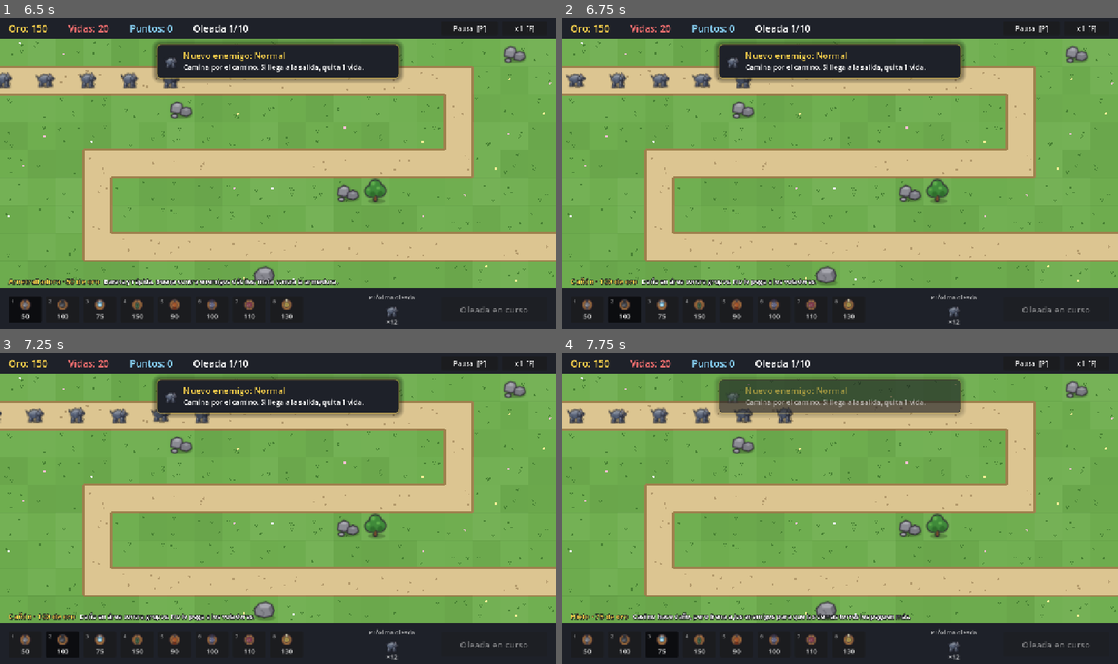
Above: before the commit, frames 1-4 (two rows, left to right).
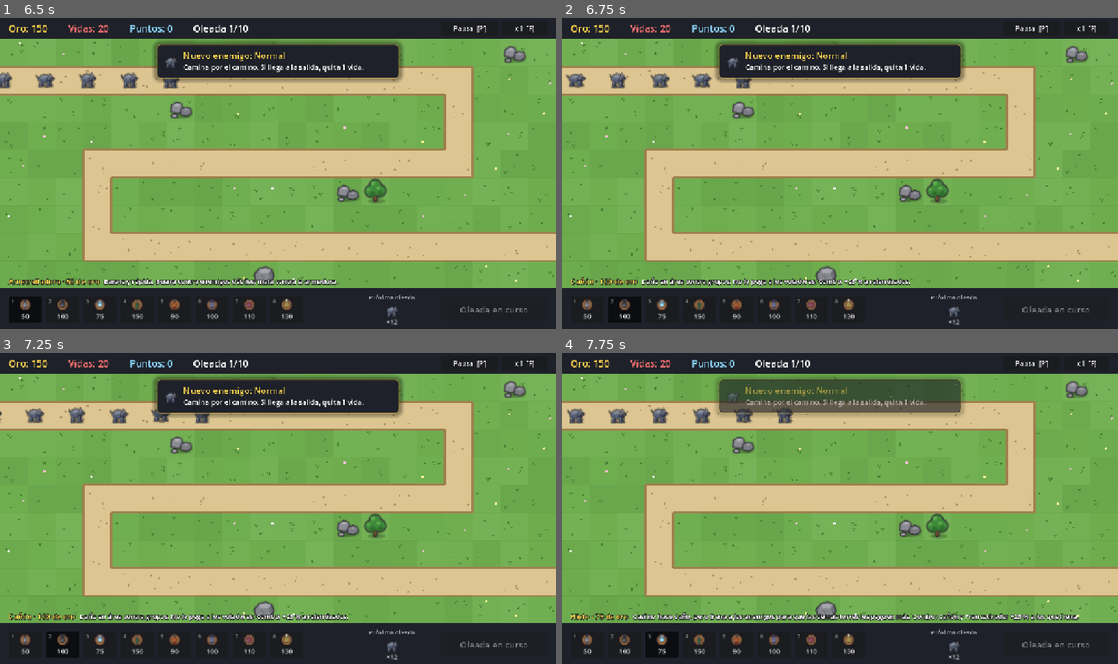
Above: after the commit, the same moments.

Repository: pasaporteN25/MonstersAndCanons
Game: Godot game, scene res://scenes/ui/main_menu.tscn
Two runs of this game, one before a commit and one after it. Both use one fixed random seed, a clock stepped at 60 frames per second and the inputs below.
Inputs:
- Up to frame 1 (6.5 s): click "Jugar" at 0.5 s; click "Nivel 1 Pradera 10 oleadas ¡J…" at 1.25 s; click "Empezar oleada" at 2 s; click "Pausa [P]" at 2.75 s; click "Seguir [P]" at 3.5 s; click "x1 [F]" at 4.25 s; click "x2 [F]" at 5 s; click "50" at 5.75 s
- Up to frame 2 (6.75 s): click "100" at 6.5 s
- Up to frame 3 (7.25 s): no input
- Up to frame 4 (7.75 s): click "75" at 7.25 s

Frame 1 is identical in both runs. In frame 2, 0.3% of the frame differs, in the area x 46-63%, y 83-86%; in frame 3, 0.3%; in frame 4, 0.5%, in the area x 63-93%, y 83-87%.

Commit message:
T147: el combo se descubre: el Hielo y la Incendiaria dicen con quien combinan (armado desde los datos), barra, Wiki, articulo y marca de vulnerable
Co-Authored-By: Claude Opus 5.5 <noreply@anthropic.com>

Diff:
--- a/data/wiki/efectos.json
+++ b/data/wiki/efectos.json
@@ -35,6 +35,18 @@
   {
    "tipo": "texto",
    "texto": "La Múltiple le dispara a varios enemigos a la vez. La Ráfaga lanza púas en círculo, y rinde más en una curva. La Eléctrica lanza un rayo que salta de un enemigo a otro. Los números de cada nivel están en la entrada de cada torre."
+  },
+  {
+   "tipo": "titulo",
+   "texto": "Combos"
+  },
+  {
+   "tipo": "texto",
+   "texto": "Algunas torres le pegan más fuerte a un enemigo que ya está frenado por el Hielo o en llamas por la Incendiaria: el Cañón, el Francotirador y el Mortero aprovechan el hielo, y la Eléctrica, el fuego. No importa dónde estén las torres: importa que el enemigo llegue frenado o quemado."
+  },
+  {
+   "tipo": "texto",
+   "texto": "Un golpe con combo muestra su número más grande y con un «!»: celeste si fue por el hielo y naranja si fue por el fuego, y suena un «tin». Mientras un enemigo está listo para un combo, se ve una dianita de ese color al lado de su barra de vida. Cuánto suma cada combo está en la entrada de cada torre."
   }
  ]
 }
--- a/scenes/enemies/enemy.gd
+++ b/scenes/enemies/enemy.gd
@@ -77,6 +77,9 @@
 var _aura_pulse_left: float = 0.0
 ## RF-282: cuánto falta para el próximo hechizo (si tiene). Llega a 0 y espera hasta que haya una torre.
 var _stun_cast_left: float = 0.0
+## RF-318: qué estados aprovecha alguna torre del mapa (lo avisa Game con set_exploitable).
+var _exploit_slowed: bool = false
+var _exploit_burning: bool = false
 ## Evita actuar dos veces: tras queue_free() el nodo sigue vivo hasta el final del frame.
 var _is_done: bool = false
 # Solo visual (spec §9.3):
@@ -488,8 +491,13 @@
 
 
 ## RF-274: un escudo (recibe armadura de un aura) y/o una cruz verde (recibe cura), chicos, a un costado.
+## RF-318: en la misma fila, la dianita de "vulnerable" (celeste o naranja).
 func _draw_aura_icons(top: float) -> void:
-	if _aura_armor <= 0 and _aura_heal <= 0.0:
+	var marks: Array[Combo] = []
+	for kind: Combo in [Combo.SLOWED, Combo.BURNING]:
+		if shows_vulnerable_mark(kind):
+			marks.append(kind)
+	if _aura_armor <= 0 and _aura_heal <= 0.0 and marks.is_empty():
 		return
 	var r: float = Rules.tiles_to_px(data.size_tiles)
 	var x: float = maxf(r, 12.0) + 6.0
@@ -504,6 +512,38 @@
 		draw_line(Vector2(x, y - 5), Vector2(x, y + 5), AURA_INK, 4.6)
 		draw_line(Vector2(x - 4, y), Vector2(x + 4, y), AURA_HEAL_COLOR, 2.4)
 		draw_line(Vector2(x, y - 4), Vector2(x, y + 4), AURA_HEAL_COLOR, 2.4)
+		x += 13.0
+	for kind: Combo in marks:
+		# +2: la dianita es un poco más ancha que el escudo y si no, pisa la punta de la barra de vida.
+		_draw_vulnerable_mark(Vector2(x + 2.0, y), EffectsLayer.combo_color(kind))
+		x += 17.0
+
+
+## RF-318: una dianita: círculo oscuro, aro del color del estado y cuatro marcas que lo cruzan.
+func _draw_vulnerable_mark(center: Vector2, color: Color) -> void:
+	draw_circle(center, 6.5, AURA_INK)
+	draw_arc(center, 4.5, 0.0, TAU, 20, color, 2.0, true)
+	for angle: float in [0.0, PI / 2.0, PI, PI * 1.5]:
+		var direction := Vector2.from_angle(angle)
+		draw_line(center + direction * 2.0, center + direction * 7.5, color, 1.8)
+
+
+## RF-318: Game avisa qué estados aprovecha alguna torre del mapa (llamada hacia abajo, P6).
+func set_exploitable(slowed: bool, burning: bool) -> void:
+	if slowed != _exploit_slowed or burning != _exploit_burning:
+		queue_redraw()
+	_exploit_slowed = slowed
+	_exploit_burning = burning
+
+
+## RF-318: true si muestra la marca de "vulnerable" de ese estado: lo tiene Y alguna torre del mapa lo aprovecha.
+func shows_vulnerable_mark(kind: Combo) -> bool:
+	match kind:
+		Combo.SLOWED:
+			return _exploit_slowed and is_slowed()
+		Combo.BURNING:
+			return _exploit_burning and is_burning()
+	return false
 
 
 ## RF-82: barra verde sobre fondo rojo oscuro, encima del enemigo. `top` = borde de arriba.
--- a/scenes/game/game.gd
+++ b/scenes/game/game.gd
@@ -41,6 +41,9 @@
 ## RF-194: el Salón de la fama, mientras está abierto. null si no.
 var hall_of_fame: HallOfFame
 var _shake_left: float = 0.0
+## RF-318: alguna torre del mapa aprovecha a los ralentizados / a los quemados.
+var _exploit_slowed: bool = false
+var _exploit_burning: bool = false
 
 @onready var tower_container: Node2D = $Towers
 @onready var enemies: Node2D = $Enemies
@@ -100,6 +103,7 @@
 
 	# RF-70: el panel avisa; BuildController cobra, mejora y vende.
 	var panel: TowerPanel = hud.tower_panel
+	panel.partner_towers = available_towers  # RF-317: el panel nombra solo las torres de este nivel
 	panel.upgrade_pressed.connect(func() -> void: build_controller.try_upgrade(build_controller.selected_placed()))
 	panel.sell_pressed.connect(func() -> void: build_controller.sell(build_controller.selected_placed()))
 	panel.targeting_pressed.connect(_on_targeting_pressed)
@@ -331,6 +335,7 @@
 		effects.reflect(mirror.global_position, tower.global_position, first))  # RF-284
 	enemy.reached_exit.connect(_on_enemy_reached_exit)
 	enemy.hit.connect(_on_enemy_hit)
+	enemy.set_exploitable(_exploit_slowed, _exploit_burning)  # RF-318
 	enemy.healed.connect(func(e: Enemy, amount: int) -> void:
 		effects.heal_number(e.global_position, amount))  # RF-165
 	# RF-134: la primera vez en todo el juego que aparece este tipo, se presenta.
@@ -370,18 +375,37 @@
 	var shot_sound := StringName("shot_%s" % tower.data.id)
 	tower.fired.connect(func(_projectile: Projectile) -> void: Audio.play(shot_sound))
 	effects.tower_built(tower.global_position, tower.data.color, tower.data.footprint)
+	_refresh_exploitable()
 	Audio.play(&"build")
 
 
 func _on_tower_upgraded(tower: Tower) -> void:
 	effects.tower_built(tower.global_position, tower.data.color, tower.data.footprint)  # RF-75: mismo anillo
 	_refresh_tower_panel()
+	_refresh_exploitable()
 	Audio.play(&"upgrade")
 
 
 func _on_tower_sold(tower: Tower, refund: int) -> void:
 	effects.tower_sold(tower.global_position, refund, tower.data.footprint)
+	_refresh_exploitable(tower)  # todavía está en el árbol: se borra al final del cuadro
 	Audio.play(&"sell")
+
+
+## RF-318: qué estados aprovecha alguna torre del mapa (sin contar `leaving`, la que se está vendiendo).
+## Se lo avisa a todos los enemigos para su marca de "vulnerable".
+func _refresh_exploitable(leaving: Tower = null) -> void:
+	_exploit_slowed = false
+	_exploit_burning = false
+	for node: Node in tower_container.get_children():
+		var tower := node as Tower
+		if tower == null or tower == leaving or tower.is_queued_for_deletion():
+			continue
+		_exploit_slowed = _exploit_slowed or tower.stats().bonus_vs_slowed_percent > 0
+		_exploit_burning = _exploit_burning or tower.stats().bonus_vs_burning_percent > 0
+	for node: Node in enemies.get_children():
+		if node is Enemy:
+			(node as Enemy).set_exploitable(_exploit_slowed, _exploit_burning)
 
 
 func _on_targeting_pressed() -> void:
--- a/scenes/game/hud.gd
+++ b/scenes/game/hud.gd
@@ -199,6 +199,9 @@
 		_build_info_text.text = tower.description
 		if tower.footprint > 1:  # RF-298
 			_build_info_text.text += " Necesita %d×%d casillas libres." % [tower.footprint, tower.footprint]
+		var combo: String = TowerText.combo_hint(tower, _tower_types)  # RF-317
+		if combo != "":
+			_build_info_text.text += " " + combo
 
 
 func _on_gold_changed(gold: int) -> void:
--- a/scenes/ui/tower_panel.gd
+++ b/scenes/ui/tower_panel.gd
@@ -12,6 +12,8 @@
 var _gold: int = 0
 ## RF-280: los segundos de aturdimiento que se muestran (para refrescar solo cuando cambian).
 var _shown_stun: int = 0
+## RF-317: las torres de este nivel, para decir con cuáles combina la seleccionada. Lo pone Game.
+var partner_towers: Array[TowerData] = []
 
 @onready var _title: Label = %Title
 @onready var _stats: Label = %Stats
@@ -52,6 +54,9 @@
 	if _shown_stun > 0:
 		_title.text += " · Aturdida (%d s)" % _shown_stun  # RF-280
 	_stats.text = TowerText.describe(s, _tower.data.can_hit_air)
+	for line: String in TowerText.combo_partners(_tower.data, partner_towers):  # RF-317
+		# Espacio que no corta: si la línea no entra, que no quede "+25" arriba y "%" abajo.
+		_stats.text += "\n" + line.replace(" %", " %")
 	_targeting_button.text = "Apuntar: %s" % _tower.targeting_name()
 	var next: TowerLevelData = _tower.next_level_stats()
 	if next == null:
--- a/scenes/ui/tower_panel.tscn
+++ b/scenes/ui/tower_panel.tscn
@@ -33,6 +33,7 @@
 layout_mode = 2
 theme_override_font_sizes/font_size = 14
 text = "Daño"
+autowrap_mode = 3
 
 [node name="TargetingButton" type="Button" parent="Margin/Rows"]
 unique_name_in_owner = true
--- a/scripts/logic/tower_text.gd
+++ b/scripts/logic/tower_text.gd
@@ -26,6 +26,74 @@
 	return lines
 
 
+## RF-317: lo que dice del combo la torre que PONE el estado (el Hielo frena, la Incendiaria quema):
+## qué torres de `towers` le pegan más fuerte a esos enemigos. Se arma leyendo los datos (RF-164):
+## una torre que gane un bonus aparece sola. Vacío si la torre no pone ningún estado.
+static func combo_partners(tower: TowerData, towers: Array[TowerData]) -> Array[String]:
+	var lines: Array[String] = []
+	if tower.levels.is_empty():
+		return lines
+	var first: TowerLevelData = tower.levels[0]
+	if first.slow_amount > 0.0:
+		var line: String = _partners_line(tower, towers, &"bonus_vs_slowed_percent", "a los que frena")
+		if line != "":
+			lines.append(line)
+	if first.burn_damage_per_second > 0:
+		var line: String = _partners_line(tower, towers, &"bonus_vs_burning_percent", "a los que quema")
+		if line != "":
+			lines.append(line)
+	return lines
+
+
+## RF-317: la frase corta de la barra de construcción: con qué combina la torre, de los dos lados.
+## Vacía si la torre no tiene nada que ver con los combos.
+static func combo_hint(tower: TowerData, towers: Array[TowerData]) -> String:
+	if tower.levels.is_empty():
+		return ""
+	var sentences: Array[String] = []
+	var first: TowerLevelData = tower.levels[0]
+	if first.bonus_vs_slowed_percent > 0:
+		sentences.append("Combo: +%d %% a ralentizados." % first.bonus_vs_slowed_percent)
+	if first.bonus_vs_burning_percent > 0:
+		sentences.append("Combo: +%d %% a quemados." % first.bonus_vs_burning_percent)
+	for line: String in combo_partners(tower, towers):
+		sentences.append(line + ".")
+	return " ".join(sentences)
+
+
+## "Combo: Cañón y Francotirador +25 % a los que frena". Las torres van de la más barata a la más cara
+## (como en la Wiki) y se agrupan por porcentaje. Vacío si ninguna aprovecha ese estado.
+static func _partners_line(tower: TowerData, towers: Array[TowerData], field: StringName, who: String) -> String:
+	var partners: Array[TowerData] = []
+	for other: TowerData in towers:
+		if other != tower and not other.levels.is_empty() and int(other.levels[0].get(field)) > 0:
+			partners.append(other)
+	if partners.is_empty():
+		return ""
+	partners.sort_custom(func(a: TowerData, b: TowerData) -> bool:
+		var cost_a: int = a.levels[0].cost
+		var cost_b: int = b.levels[0].cost
+		return cost_a < cost_b or (cost_a == cost_b and String(a.id) < String(b.id)))
+	var names_by_percent: Dictionary = {}  # porcentaje → nombres, en el orden de arriba
+	for other: TowerData in partners:
+		var percent: int = int(other.levels[0].get(field))
+		if not names_by_percent.has(percent):
+			var names: Array[String] = []
+			names_by_percent[percent] = names
+		(names_by_percent[percent] as Array[String]).append(other.display_name)
+	var groups: Array[String] = []
+	for percent: int in names_by_percent:
+		groups.append("%s +%d %%" % [join_names(names_by_percent[percent]), percent])
+	return "Combo: %s %s" % [", ".join(groups), who]
+
+
+## "Cañón", "Cañón y Francotirador", "Cañón, Francotirador y Mortero".
+static func join_names(names: Array[String]) -> String:
+	if names.size() <= 1:
+		return "" if names.is_empty() else names[0]
+	return "%s y %s" % [", ".join(names.slice(0, names.size() - 1)), names[names.size() - 1]]
+
+
 ## Todo el texto del panel: daño, cadencia, alcance, efectos y si golpea voladores.
 static func describe(level: TowerLevelData, can_hit_air: bool) -> String:
 	var lines: Array[String] = [
--- a/scripts/logic/wiki.gd
+++ b/scripts/logic/wiki.gd
@@ -145,10 +145,7 @@
 # --- Torres ---
 
 static func _tower_entries(_campaign: Array[LevelData], _is_seen: Callable) -> Array[WikiEntry]:
-	var towers: Array[TowerData] = []
-	for resource: Resource in _load_all(TOWERS_DIR):
-		if resource is TowerData and not (resource as TowerData).levels.is_empty():
-			towers.append(resource)
+	var towers: Array[TowerData] = _all_towers()
 	# De la más barata a la más cara (RF-234).
 	towers.sort_custom(func(a: TowerData, b: TowerData) -> bool:
 		var cost_a: int = a.levels[0].cost
@@ -156,11 +153,21 @@
 		return cost_a < cost_b or (cost_a == cost_b and String(a.id) < String(b.id)))
 	var entries: Array[WikiEntry] = []
 	for tower: TowerData in towers:
-		entries.append(tower_entry(tower))
+		entries.append(tower_entry(tower, towers))
 	return entries
 
 
-static func tower_entry(tower: TowerData) -> WikiEntry:
+## Todas las torres de `data/towers/` (las que tienen niveles).
+static func _all_towers() -> Array[TowerData]:
+	var towers: Array[TowerData] = []
+	for resource: Resource in _load_all(TOWERS_DIR):
+		if resource is TowerData and not (resource as TowerData).levels.is_empty():
+			towers.append(resource)
+	return towers
+
+
+## `towers` = con qué torres puede combinar (RF-317); si no se pasa, todas las de `data/towers/`.
+static func tower_entry(tower: TowerData, towers: Array[TowerData] = []) -> WikiEntry:
 	var entry := WikiEntry.new()
 	entry.id = tower.id
 	entry.title = tower.display_name
@@ -197,6 +204,12 @@
 				entry.add_heading("Efectos")
 				has_effects = true
 			entry.add_text("Nivel %d: %s" % [i + 1, " · ".join(effects)])
+	# RF-317: la torre que pone un estado dice con quién combina (en la Wiki, con todas las torres).
+	var partners: Array[String] = TowerText.combo_partners(tower, towers if not towers.is_empty() else _all_towers())
+	if not partners.is_empty():
+		entry.add_heading("Combos")
+		for line: String in partners:
+			entry.add_text(line)
 	return entry
 
 
--- /dev/null
+++ b/tests/test_synergy_discovery.gd
@@ -0,0 +1,226 @@
+# Tests de cómo se descubre el combo (M20, T147, spec RF-317 y RF-318, D-047):
+# lo dice la torre que pone el estado (panel, Wiki, barra), el artículo lo explica y el enemigo
+# "listo para un combo" muestra una dianita.
+extends GutTest
+
+const GAME_SCENE: PackedScene = preload("res://scenes/game/game.tscn")
+const TEST_PATH: String = "user://test_save.json"
+const DT: float = 1.0 / 60.0
+
+var basic: TowerData = load("res://data/towers/basic.tres")
+var cannon: TowerData = load("res://data/towers/cannon.tres")
+var frost: TowerData = load("res://data/towers/frost.tres")
+var sniper: TowerData = load("res://data/towers/sniper.tres")
+var fire: TowerData = load("res://data/towers/fire.tres")
+var tesla: TowerData = load("res://data/towers/tesla.tres")
+var mortar: TowerData = load("res://data/towers/mortar.tres")
+var game: Game
+
+
+func before_each() -> void:
+	if FileAccess.file_exists(TEST_PATH):
+		DirAccess.remove_absolute(TEST_PATH)
+	SaveManager.save_path = TEST_PATH
+	SaveManager.load_save()
+
+
+func after_each() -> void:
+	if FileAccess.file_exists(TEST_PATH):
+		DirAccess.remove_absolute(TEST_PATH)
+	SaveManager.save_path = SaveManager.DEFAULT_PATH
+	SaveManager.load_save()
+
+
+func _all() -> Array[TowerData]:
+	var towers: Array[TowerData] = [basic, cannon, frost, sniper, fire, tesla, mortar]
+	return towers
+
+
+## El nivel 1 (sin el Mortero, RF-300) con oro de sobra.
+func _start_game() -> void:
+	game = GAME_SCENE.instantiate()
+	add_child_autofree(game)
+	game.session.earn(5000)
+
+
+func _free_cell(skip: int = 0) -> Vector2i:
+	var found: int = 0
+	for cell: Vector2i in game.level.ground.get_used_cells():
+		if game.level.is_buildable(cell) and not game.build_controller.is_occupied(cell):
+			if found == skip:
+				return cell
+			found += 1
+	return Vector2i(-1, -1)
+
+
+func _build(tower: TowerData) -> Tower:
+	var cell: Vector2i = _free_cell()
+	assert_true(game.build_controller.try_build(tower, cell), "se construye %s" % tower.id)
+	return game.build_controller.tower_at(cell)
+
+
+func _spawn(enemy_id: String) -> Enemy:
+	var group := SpawnGroup.new()
+	group.enemy = load("res://data/enemies/%s.tres" % enemy_id)
+	group.count = 1
+	var wave := WaveData.new()
+	wave.groups.append(group)
+	game.spawner.start_wave(wave, 1)
+	simulate(game.spawner, 1, DT)
+	return game.enemies.get_child(game.enemies.get_child_count() - 1)
+
+
+# --- RF-317: el texto, armado desde los datos ---
+
+func test_the_frost_names_every_tower_that_uses_the_slow() -> void:
+	assert_eq(TowerText.combo_partners(frost, _all()), ["Combo: Cañón, Francotirador y Mortero +25 % a los que frena"])
+
+
+func test_in_a_level_without_the_mortar_it_is_not_named() -> void:
+	var level_one: Array[TowerData] = [basic, cannon, frost, sniper, fire, tesla]
+	assert_eq(TowerText.combo_partners(frost, level_one), ["Combo: Cañón y Francotirador +25 % a los que frena"])
+
+
+func test_the_fire_names_the_tesla() -> void:
+	assert_eq(TowerText.combo_partners(fire, _all()), ["Combo: Eléctrica +30 % a los que quema"])
+
+
+func test_towers_that_put_no_state_say_nothing() -> void:
+	assert_eq(TowerText.combo_partners(basic, _all()), [] as Array[String])
+	assert_eq(TowerText.combo_partners(cannon, _all()), [] as Array[String], "el Cañón aprovecha, no pone el estado")
+	var only_frost: Array[TowerData] = [frost, basic]
+	assert_eq(TowerText.combo_partners(frost, only_frost), [] as Array[String], "sin nadie que lo aproveche, nada")
+
+
+func test_a_new_tower_with_a_bonus_shows_up_by_itself() -> void:
+	# RF-164: no hay una lista escrita a mano; alcanza con el dato.
+	var custom: TowerData = basic.duplicate(true)
+	custom.id = &"custom"
+	custom.display_name = "Torre de prueba"
+	custom.levels[0].bonus_vs_slowed_percent = 40
+	var towers: Array[TowerData] = [cannon, frost, custom]
+	assert_eq(TowerText.combo_partners(frost, towers), ["Combo: Torre de prueba +40 %, Cañón +25 % a los que frena"],
+		"de la más barata a la más cara, agrupadas por porcentaje")
+
+
+func test_names_are_joined_in_spanish() -> void:
+	assert_eq(TowerText.join_names([] as Array[String]), "")
+	assert_eq(TowerText.join_names(["Cañón"] as Array[String]), "Cañón")
+	assert_eq(TowerText.join_names(["Cañón", "Mortero"] as Array[String]), "Cañón y Mortero")
+	assert_eq(TowerText.join_names(["A", "B", "C"] as Array[String]), "A, B y C")
+
+
+func test_the_build_bar_hint_from_both_sides() -> void:
+	var level_one: Array[TowerData] = [basic, cannon, frost, sniper, fire, tesla]
+	assert_eq(TowerText.combo_hint(cannon, level_one), "Combo: +25 % a ralentizados.")
+	assert_eq(TowerText.combo_hint(tesla, level_one), "Combo: +30 % a quemados.")
+	assert_eq(TowerText.combo_hint(frost, level_one), "Combo: Cañón y Francotirador +25 % a los que frena.")
+	assert_eq(TowerText.combo_hint(basic, level_one), "")
+
+
+func test_the_wiki_entry_of_the_frost_names_all_the_towers() -> void:
+	var text: String = JSON.stringify(Wiki.tower_entry(frost).blocks)
+	assert_string_contains(text, "Combos")
+	assert_string_contains(text, "Combo: Cañón, Francotirador y Mortero +25 % a los que frena")
+	assert_false(JSON.stringify(Wiki.tower_entry(basic).blocks).contains("Combos"))
+
+
+func test_the_effects_article_explains_combos_without_numbers() -> void:
+	var entries: Array[WikiEntry] = Wiki.articles(Wiki.ARTICLES_DIR)["entries"]
+	var effects: WikiEntry = null
+	for entry: WikiEntry in entries:
+		if entry.id == &"efectos":
+			effects = entry
+	assert_not_null(effects)
+	var text: String = JSON.stringify(effects.blocks)
+	assert_string_contains(text, "Combos")
+	assert_string_contains(text, "celeste")
+	assert_false(text.contains("%"), "los números viven en cada torre")
+
+
+# --- RF-317 en la partida: el panel y la barra ---
+
+func test_the_panel_of_a_built_frost_names_its_partners_in_this_level() -> void:
+	_start_game()
+	var tower: Tower = _build(frost)
+	game.build_controller.select_placed(tower)
+	var stats: String = game.hud.tower_panel._stats.text.replace(" ", " ")
+	assert_string_contains(stats, "Combo: Cañón y Francotirador +25 % a los que frena")
+	assert_false(stats.contains("Mortero"), "RF-300: el nivel 1 no tiene Mortero")
+
+
+func test_the_build_bar_line_fits_for_every_tower() -> void:
+	# La línea de la barra no hace salto: con las 9 torres (también el Mortero, RF-300) tiene que entrar.
+	_start_game()
+	var label: Label = game.hud._build_info_text
+	var name_label: Label = game.hud._build_info_name
+	var room: float = (game.hud.get_node("%BuildInfo") as Control).size.x
+	var font: Font = label.get_theme_font(&"font")
+	var name_font: Font = name_label.get_theme_font(&"font")
+	for tower: TowerData in game.tower_types:
+		var text: String = "%s %s" % [tower.description, TowerText.combo_hint(tower, game.tower_types)]
+		if tower.footprint > 1:
+			text += " Necesita 2×2 casillas libres."
+		var width: float = font.get_string_size(text, HORIZONTAL_ALIGNMENT_LEFT, -1, 15).x \
+			+ name_font.get_string_size("%s · %d de oro" % [tower.display_name, tower.levels[0].cost], HORIZONTAL_ALIGNMENT_LEFT, -1, 17).x + 10.0
+		assert_lt(width, room, "%s: la línea mide %d de %d" % [tower.id, width, room])
+		assert_gt(width, 300.0, "la medición es de verdad (no da 0)")
+
+
+func test_the_panel_never_splits_the_percent() -> void:
+	_start_game()
+	game.build_controller.select_placed(_build(frost))
+	assert_string_contains(game.hud.tower_panel._stats.text, "+25 % a los que frena")
+
+
+func test_the_build_bar_says_the_combo() -> void:
+	_start_game()
+	game.hud.show_selected_tower(game.available_towers.find(cannon))
+	assert_string_ends_with(game.hud._build_info_text.text, "Combo: +25 % a ralentizados.")
+	game.hud.show_selected_tower(game.available_towers.find(basic))
+	assert_false(game.hud._build_info_text.text.contains("Combo"))
+
+
+# --- RF-318: la marca de "vulnerable" ---
+
+func test_the_mark_needs_the_state_and_a_tower_that_uses_it() -> void:
+	_start_game()
+	var enemy: Enemy = _spawn("tank")
+	enemy.take_hit(1, 0.4, 5.0)  # ralentizado
+	assert_false(enemy.shows_vulnerable_mark(Enemy.Combo.SLOWED), "sin una torre que lo aproveche, no")
+	var tower: Tower = _build(cannon)
+	assert_true(enemy.shows_vulnerable_mark(Enemy.Combo.SLOWED), "con un Cañón en el mapa, sí")
+	assert_false(enemy.shows_vulnerable_mark(Enemy.Combo.BURNING), "no está quemado")
+	game.build_controller.sell(tower)
+	assert_false(enemy.shows_vulnerable_mark(Enemy.Combo.SLOWED), "vendido el Cañón, se va")
+
+
+func test_an_enemy_without_the_state_has_no_mark() -> void:
+	_start_game()
+	_build(cannon)
+	var enemy: Enemy = _spawn("tank")
+	assert_false(enemy.shows_vulnerable_mark(Enemy.Combo.SLOWED))
+	enemy.take_hit(1, 0.4, 5.0)
+	assert_true(enemy.shows_vulnerable_mark(Enemy.Combo.SLOWED), "un enemigo nuevo ya sabe que hay un Cañón")
+
+
+func test_the_burning_mark_needs_a_tesla() -> void:
+	_start_game()
+	var enemy: Enemy = _spawn("tank")
+	enemy.apply_burn(8, 5.0)
+	_build(cannon)
+	assert_false(enemy.shows_vulnerable_mark(Enemy.Combo.BURNING), "el Cañón no aprovecha el fuego")
+	_build(tesla)
+	assert_true(enemy.shows_vulnerable_mark(Enemy.Combo.BURNING))
+
+
+func test_the_marks_are_drawn_without_errors() -> void:
+	_start_game()
+	_build(cannon)
+	_build(tesla)
+	var enemy: Enemy = _spawn("tank")
+	enemy.take_hit(1, 0.4, 5.0)
+	enemy.apply_burn(8, 5.0)
+	enemy.receive_aura(2, 1.0)  # con los íconos de aura en la misma fila
+	await wait_frames(2)
+	assert_true(enemy.shows_vulnerable_mark(Enemy.Combo.SLOWED) and enemy.shows_vulnerable_mark(Enemy.Combo.BURNING))
--- a/tests/test_tower_bar.gd
+++ b/tests/test_tower_bar.gd
@@ -68,7 +68,9 @@
 	game.build_controller.select(1)
 	assert_true(info.visible, "RF-171")
 	assert_eq((game.hud.get_node("%BuildInfoName") as Label).text, "Cañón · 100 de oro")
-	assert_eq((game.hud.get_node("%BuildInfoText") as Label).text, game.tower_types[1].description)
+	var text: String = (game.hud.get_node("%BuildInfoText") as Label).text
+	assert_string_starts_with(text, game.tower_types[1].description)
+	assert_string_ends_with(text, "Combo: +25 % a ralentizados.", "RF-317: el Cañón dice su combo")
 	game.build_controller.cancel()
 	assert_false(info.visible, "al cancelar se esconde")
 
Not shown, added: tests/test_synergy_discovery.gd.uid
Not shown, changed: specs/03-tareas.md
